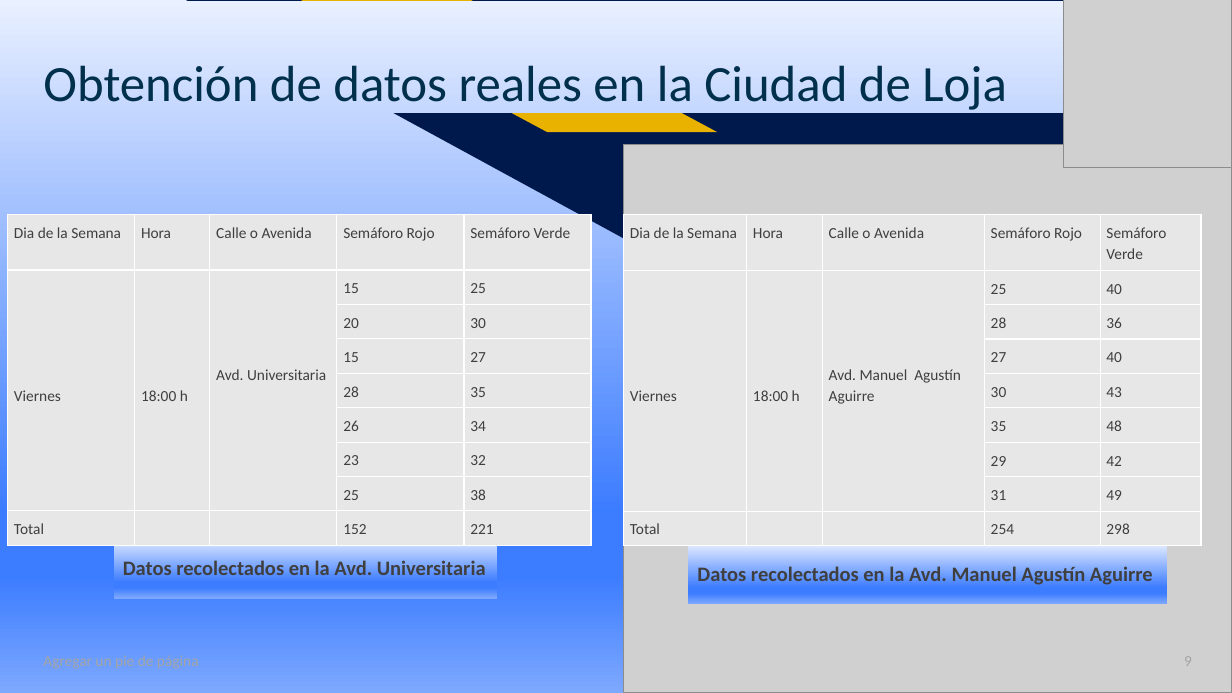
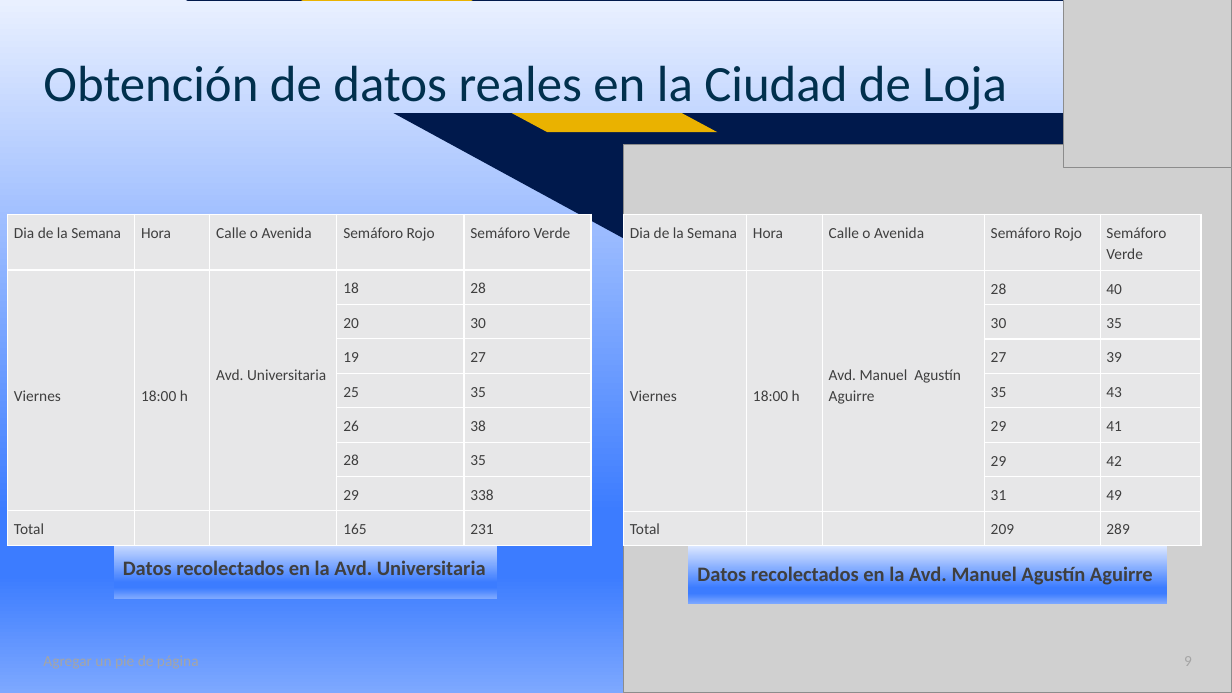
Before and after one commit to DeibyCalva/Proyecto_Netlogo, a slide deck: slide 9 of PRESENTACION NETLOGO.pptx. Drawn at 1232x693 pixels with LibreOffice and Linux fonts; fonts in the diff are those of the drawing; grey boxes stand for pictures. Boxes give left, top, right and bottom in pixels: in the first picture for what was removed or moved away, otherwise in the second. Text is boxed around its words. In the diff, an @@ line names an element or a change of style, - is before the commit and + after.

```diff
--- a/PRESENTACION NETLOGO.pptx
+++ b/PRESENTACION NETLOGO.pptx
@@ table at (7, 214, 592, 542) @@
-row 2, column 4: 15
+row 2, column 4: 18
-row 2, column 5: 25
+row 2, column 5: 28
-row 4:  |  |  | 15 | 27
+row 4:  |  |  | 19 | 27
+row 5:  |  |  | 25 | 35
+row 6:  |  |  | 26 | 38
-row 6:  |  |  | 26 | 34
-row 7:  |  |  | 23 | 32
-row 8:  |  |  | 25 | 38
-row 9: Total |  |  | 152 | 221
+row 8:  |  |  | 29 | 338
+row 9: Total |  |  | 165 | 231
@@ table at (624, 214, 1201, 542) @@
-row 2, column 4: 25
+row 2, column 4: 28
-row 3, column 4: 28
+row 3, column 4: 30
-row 3, column 5: 36
+row 3, column 5: 35
-row 4, column 5: 40
+row 4, column 5: 39
-row 5, column 4: 30
+row 5, column 4: 35
-row 6, column 4: 35
+row 6, column 4: 29
-row 6, column 5: 48
+row 6, column 5: 41
-row 9, column 4: 254
+row 9, column 4: 209
-row 9, column 5: 298
+row 9, column 5: 289
```
Also in this commit, not shown: 3 other slides changed, 2 other files.
